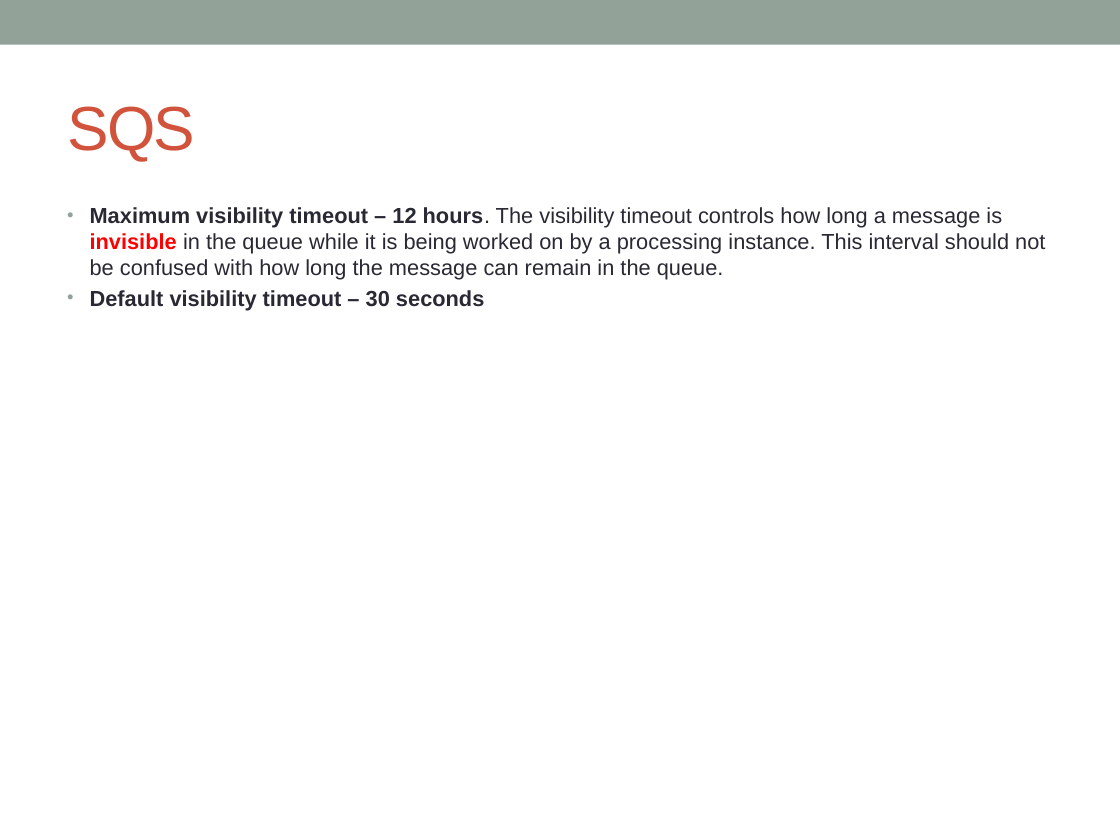
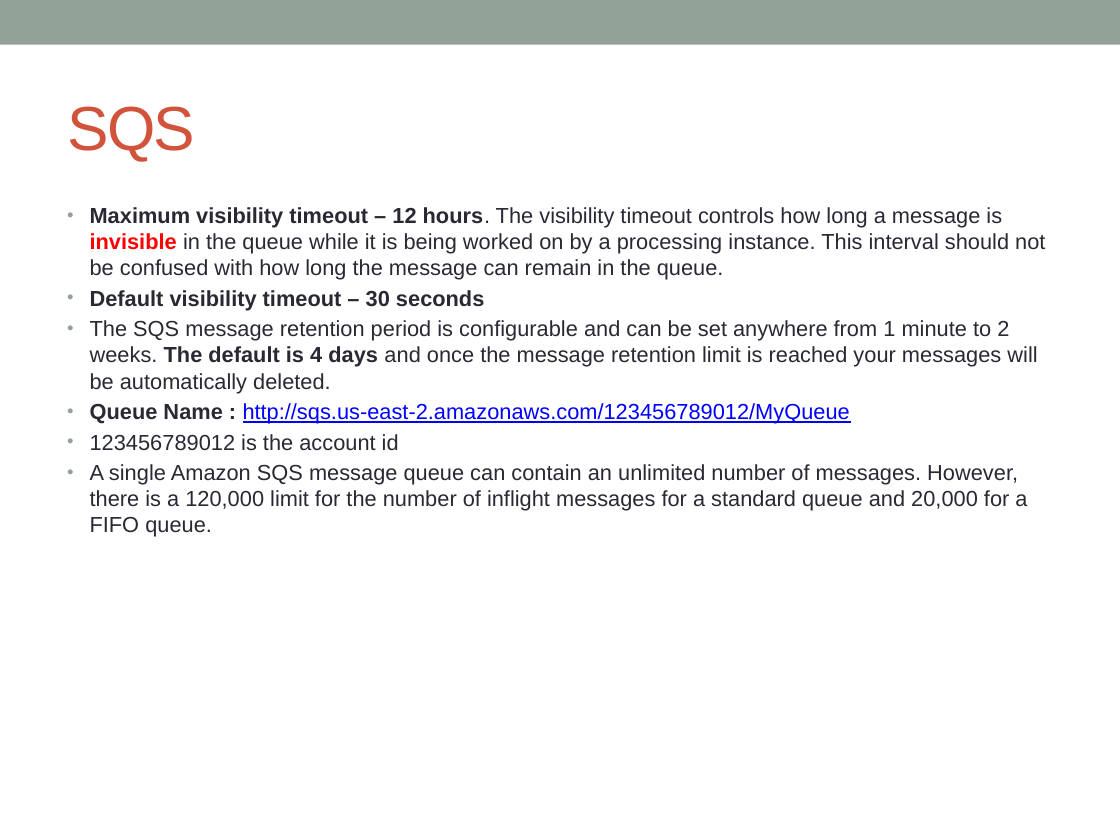
Before and after one commit to notionquest/ProjectDocumentation, a slide deck: slide 12 of AWS_Solution_Architect.pptx. Drawn at 1120x840 pixels with LibreOffice and Linux fonts; fonts in the diff are those of the drawing. Boxes give left, top, right and bottom in pixels: in the first picture for what was removed or moved away, otherwise in the second. Text is boxed around its words. In the diff, an @@ line names an element or a change of style, - is before the commit and + after.

```diff
--- a/AWS_Solution_Architect.pptx
+++ b/AWS_Solution_Architect.pptx
@@ text at bbox=[90, 320, 1037, 537]: paragraphs added @@
+• The SQS message retention period is configurable and can be set anywhere from 1 minute to 2 weeks. The default is 4 days and once the message retention limit is reached your messages will be automatically deleted.
+• Queue Name : http://sqs.us-east-2.amazonaws.com/123456789012/MyQueue
+• 123456789012 is the account id
+• A single Amazon SQS message queue can contain an unlimited number of messages. However, there is a 120,000 limit for the number of inflight messages for a standard queue and 20,000 for a FIFO queue.
```
Also in this commit, not shown: 15 other slides changed, 17 slides added.
